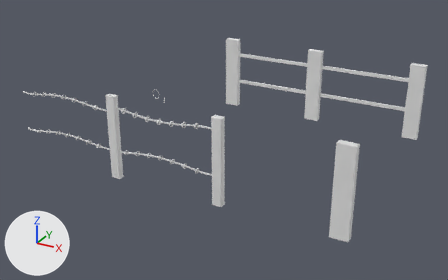
One commit to the Blender file BlenderModels/Environment/Props/Fencing.blend: the scene before it, then after it.
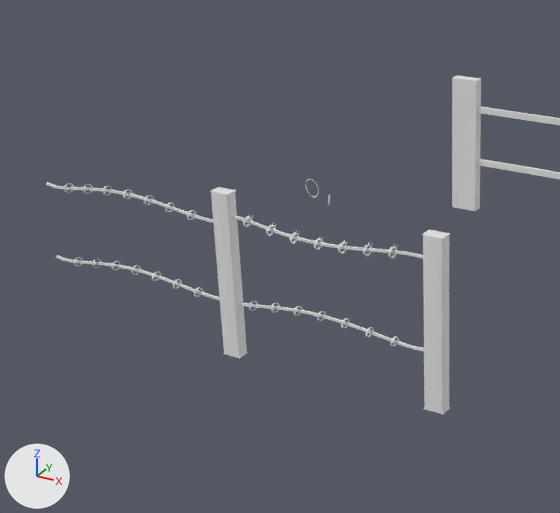
Each version appears first whole from a 50 mm camera at (2.97, -5.19, 3.38) aimed at (-0.57, 1.24, 0.17), and next in a close-up on the part from 0% to 62% of the width and 0% to 92% of the height. The lights are fixed; the arrows at lower left show +X, +Y and +Z. The last two pictures show the newer version.
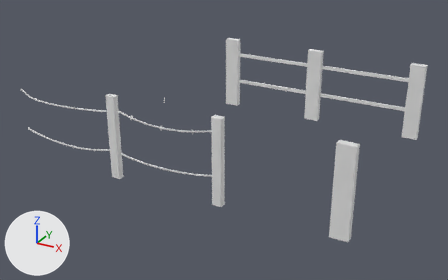
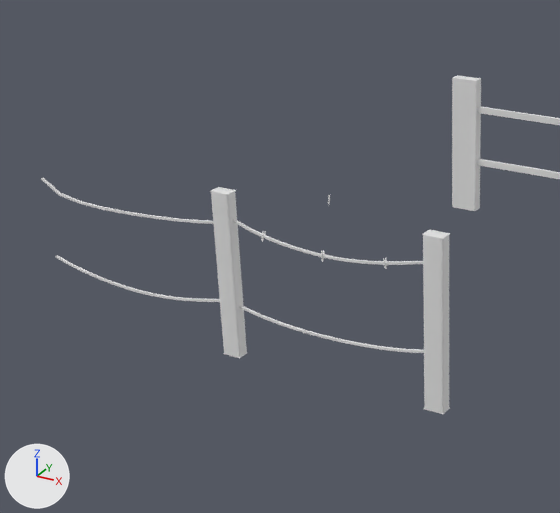
ob_nurbspath is not drawn itself; it is used by a modifier of ob_cylinder, ob_cube_003.
ob_nurbspath_001 is not drawn itself; it is used by a modifier of ob_cylinder_001.

The change, as a diff of the scene's bpy script:
```diff
--- a/BlenderModels/Environment/Props/Fencing.blend.py
+++ b/BlenderModels/Environment/Props/Fencing.blend.py
@@ me_cube @@
+me_cube.from_pydata([(-0.9172, 0.0005, 0.7512), (-0.9171, 0.0006, 0.7465), (-0.9174, -0.0042, 0.7511), (-0.9173, -0.0041, 0.7464), (-0.9728, 0.0021, 0.75), (-0.9727, 0.0022, 0.7453), (-0.973, -0.0026, 0.7499), (-0.9729, -0.0025, 0.7453)], [], [(0, 1, 3, 2), (2, 3, 7, 6), (6, 7, 5, 4), (4, 5, 1, 0), (2, 6, 4, 0), (7, 3, 1, 5)])
@@ cu_nurbspath @@
 _sp = cu_nurbspath.splines.new('NURBS'); _sp.points.add(4)
-_sp.points.foreach_set('co', [0.0, 0.0, 0.201, 1.0, 0.585, 0.0, 0.394, 1.0, 1.765, 0.0, -0.373, 1.0, 3.0, 0.0, 0.394, 1.0, 3.91, 0.0, 0.205, 1.0])
+_sp.points.foreach_set('co', [0.0, 0.0, 0.201, 1.0, 0.585, 0.0, -0.0789, 1.0, 2.277, 0.0, -0.373, 1.0, 2.977, 0.236, 0.0109, 1.0, 3.91, 0.0, 0.205, 1.0])
 _sp.order_u = 5
@@ cu_nurbspath_001 @@
 cu_nurbspath_001.dimensions = '3D'
-_sp = cu_nurbspath_001.splines.new('NURBS'); _sp.points.add(30)
-_sp.points.foreach_set('co', [0.0, 0.0, 0.0, 1.0, 0.00828, 0.0, 0.00143, 1.0, 0.0183, 0.0, 0.00585, 1.0, 0.0264, 0.0, 0.0133, 1.0, 0.031, 0.0, 0.023, 1.0, 0.0348, 0.0, 0.0333, 1.0, 0.036, 0.0, 0.0438, 1.0, 0.0351, 0.0, 0.0564, 1.0, 0.0308, 0.0, 0.0684, 1.0, 0.0254, 0.0, 0.0789, 1.0, 0.0191, 0.0, 0.0878, 1.0, 0.011, 0.0, 0.0941, 1.0, 0.00143, 0.0, 0.0996, 1.0, -0.011, 0.0, 0.101, 1.0, -0.022, 0.0, 0.0994, 1.0, -0.0325, 0.0, 0.0934, 1.0, -0.0398, 0.0, 0.0848, 1.0, -0.0438, 0.0, 0.0732, 1.0, -0.0445, 0.0, 0.0627, 1.0, -0.0433, 0.0, 0.0521, 1.0, -0.0413, 0.0, 0.0401, 1.0, -0.0367, 0.0, 0.032, 1.0, -0.0301, 0.0, 0.0223, 1.0, -0.0236, 0.0, 0.0151, 1.0, -0.0181, 0.0, 0.00956, 1.0, -0.00699, 0.0, 0.00528, 1.0, 0.00143, 0.0, 0.00514, 1.0, 0.0126, 0.0, 0.00685, 1.0, 0.0201, 0.0, 0.0111, 1.0, 0.0264, 0.0, 0.0173, 1.0, 0.0311, 0.0, 0.0241, 1.0])
+_sp = cu_nurbspath_001.splines.new('NURBS'); _sp.points.add(13)
+_sp.points.foreach_set('co', [-0.117, 0.00184, 0.0221, 1.0, -0.117, 0.00159, 0.02, 1.0, -0.116, -0.00535, 0.0243, 1.0, -0.116, -0.0117, 0.0355, 1.0, -0.117, -0.0116, 0.0449, 1.0, -0.119, -0.00623, 0.0556, 1.0, -0.121, 0.00199, 0.0588, 1.0, -0.122, 0.0103, 0.0562, 1.0, -0.122, 0.0134, 0.0527, 1.0, -0.122, 0.0163, 0.0451, 1.0, -0.121, 0.0218, 0.0371, 1.0, -0.12, 0.018, 0.0293, 1.0, -0.118, 0.00718, 0.0213, 1.0, -0.116, -0.00556, 0.0247, 1.0])
 _sp.order_u = 2
@@ cu_nurbspath_002 @@
 _sp = cu_nurbspath_002.splines.new('NURBS'); _sp.points.add(4)
-_sp.points.foreach_set('co', [0.0, 0.0, 0.201, 1.0, 0.585, 0.0, 0.394, 1.0, 1.765, 0.0, -0.373, 1.0, 3.0, 0.0, 0.394, 1.0, 3.91, 0.0, 0.205, 1.0])
+_sp.points.foreach_set('co', [0.0, 0.0, 0.201, 1.0, 0.585, 0.0, 0.394, 1.0, 1.765, 0.0, 0.576, 1.0, 3.301, 0.0, 0.394, 1.0, 3.91, 0.0, 0.205, 1.0])
 _sp.order_u = 5
@@ cu_nurbspath_003 @@
 _sp = cu_nurbspath_003.splines.new('NURBS'); _sp.points.add(4)
-_sp.points.foreach_set('co', [0.0, 0.0, 0.201, 1.0, 0.585, 0.0, 0.394, 1.0, 1.765, 0.0, -0.373, 1.0, 3.0, 0.0, 0.394, 1.0, 3.91, 0.0, 0.205, 1.0])
+_sp.points.foreach_set('co', [0.0, 0.0, 0.201, 1.0, 0.338, 0.0, 0.568, 1.0, 1.765, 0.0, 0.431, 1.0, 3.0, 0.0, 0.394, 1.0, 3.91, 0.0, 0.205, 1.0])
 _sp.order_u = 5
@@ cu_nurbspath_004 @@
 _sp = cu_nurbspath_004.splines.new('NURBS'); _sp.points.add(4)
-_sp.points.foreach_set('co', [0.0, 0.0, 0.201, 1.0, 0.585, 0.0, 0.394, 1.0, 1.765, 0.0, -0.373, 1.0, 3.0, 0.0, 0.394, 1.0, 3.91, 0.0, 0.205, 1.0])
+_sp.points.foreach_set('co', [0.0, 0.0, 0.201, 1.0, 0.585, 0.0, 0.394, 1.0, 2.138, -0.0321, 0.668, 1.0, 3.0, 0.0, 0.394, 1.0, 3.91, 0.0, 0.205, 1.0])
 _sp.order_u = 5
@@ ob_nurbspath @@
 ob_nurbspath = bpy.data.objects.new('NurbsPath', cu_nurbspath)
-ob_nurbspath.location = (-1.365, 0.0, 0.81)
+ob_nurbspath.location = (-1.295, 0.0, 0.81)
 ob_nurbspath.scale = (0.358, 0.358, 0.358)
@@ ob_nurbspath_001 @@
 ob_nurbspath_001 = bpy.data.objects.new('NurbsPath.001', cu_nurbspath_001)
-ob_nurbspath_001.location = (-0.713, 0.0, 1.098)
+ob_nurbspath_001.location = (-0.924, 0.0, 0.765)
@@ ob_cylinder @@
-ob_cylinder = bpy.data.objects.new('Cylinder', me_cylinder)
@@ ob_cylinder_003 @@
-ob_cylinder_003 = bpy.data.objects.new('Cylinder.003', me_cylinder_003)
@@ ob_cylinder_004 @@
-ob_cylinder_004 = bpy.data.objects.new('Cylinder.004', me_cylinder_004)
@@ ob_cube_006 @@
 ob_cube_006.location = (-2.683, 0.0, 0.916)
-ob_cube_006.scale = (1.0, 1.0, -1.0)
+ob_cube_006.scale = (2.38, 1.0, -1.0)
 _m = ob_cube_006.modifiers.new('Array', 'ARRAY')
-_m.fit_type = 'FIT_CURVE'
+_m.fit_type = 'FIT_LENGTH'
+_m.fit_length = 0.6
 _m.curve = ob_nurbspath_003
@@ ob_cylinder_005 @@
-ob_cylinder_005 = bpy.data.objects.new('Cylinder.005', me_cylinder_005)
@@ ob_cube_008 @@
+ob_cube_008 = bpy.data.objects.new('Cube.008', me_cube)  # modifiers ARRAY, CURVE, ARRAY, CURVE
+ob_cube_008.location = (0.0, 0.0, 0.0)
```

What differs and where, as boxes [x1, y1, x2, y2] in the close-ups (560 x 513 px):
'Cube.003', reshaped (7% taller)
    before: [233, 215, 423, 259]
    after: [233, 218, 423, 265]
'Cube.004', reshaped
    before: [239, 302, 424, 352]
    after: [239, 305, 424, 353]
'Cube.006', reshaped, rescaled, modifiers changed (14% taller)
    before: [46, 182, 213, 223]
    after: [41, 177, 214, 224]
'Cube.007', reshaped
    before: [56, 255, 220, 300]
    after: [56, 255, 220, 302]
'Cylinder', deleted
    before: [243, 216, 398, 258]
'Cylinder.003', deleted
    before: [249, 301, 399, 346]
'Cylinder.004', deleted
    before: [64, 183, 196, 220]
'Cylinder.005', deleted
    before: [74, 257, 203, 297]
'Cube.008', added
    after: [261, 231, 388, 269]
'Cylinder.001', no longer drawn
    before: [306, 179, 319, 198]
